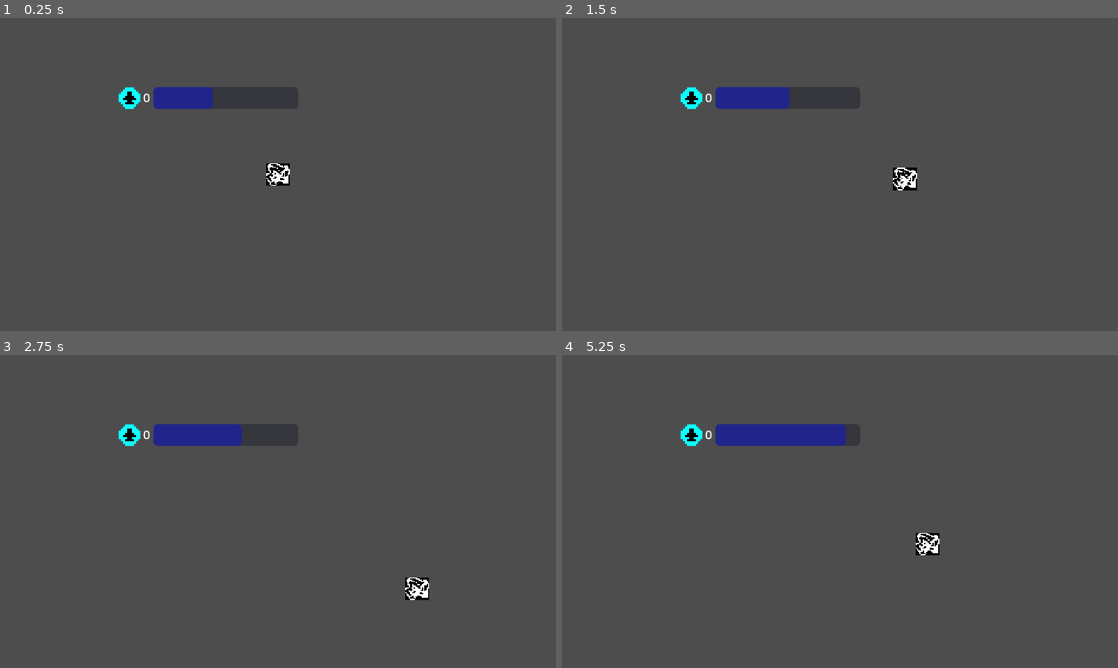
Above: before the commit, frames 1-4 (two rows, left to right).
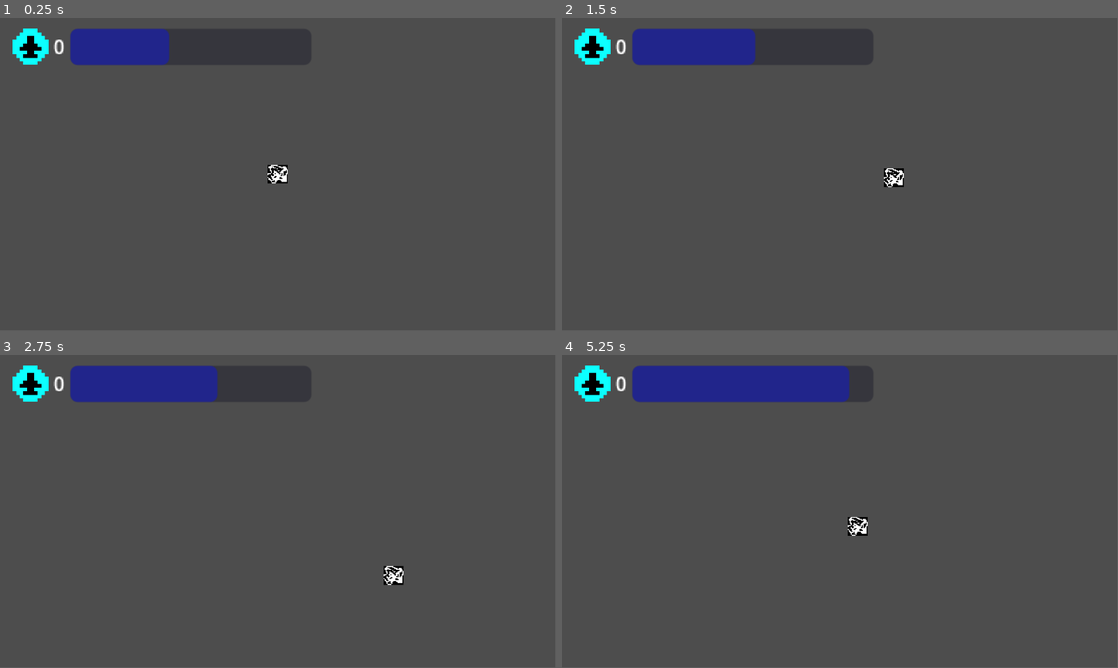
Above: after the commit, the same moments.

Repository: Starlogic-Studios/Game-Jam-2023
Game: Godot game, scene res://Levels/TestLevel.tscn
The game is run twice, just before and just after one commit, with the same random seed, the same clock (stepped at 60 frames per second) and the same inputs.
Inputs:
- Up to frame 1 (0.25 s): no input
- Up to frame 2 (1.5 s): tap Enter at 0.5 s; hold D (right) 0.53-1.28 s; hold S (down) from 1.28 s (still down)
- Up to frame 3 (2.75 s): release S (down) at 2.03 s; hold D (right) from 2.03 s (still down)
- Up to frame 4 (5.25 s): release D (right) at 2.78 s; hold W (up) 2.78-3.53 s; hold A (left) 3.53-5.03 s; hold S (down) from 5.03 s (still down)
In our replay, the window is 800x450 before the commit and 799x449 after it. These sizes can differ from the game's own. Grey fills any space a smaller window leaves; there, only what the larger window draws over its background counts as a difference.

The runs differ from the first frame. In frame 1, 3.9% of the frame differs, in the area x 2-53%, y 3-54%; in frame 2, 4.8%; in frame 3, 5.6%; in frame 4, 7.6%, in the area x 2-68%, y 3-64%.

Commit message:
added screen scroll, bounding box is messed up

Diff:
--- a/Character/PlayerTopDown.gd
+++ b/Character/PlayerTopDown.gd
@@ -5,9 +5,10 @@
 @export var max_speed = 600
 @export var accel = 1500
 @export var friction = 600
+@export var mass : float = 40
+@export var speed : float = 0
 
 var input = Vector2.ZERO
-var mass : float = 40
 
 func _physics_process(delta):
 	player_movement(delta)
@@ -48,11 +49,13 @@
 
 func keep_player_in_viewport(delta):
 	var viewport_rect = get_viewport_rect()
+	print(position.x, ", ", position.y)
+	print(viewport_rect)
 	if position.x < 0:
-		velocity.x = max_speed
+		velocity.x = max_speed/2
 	elif position.x > viewport_rect.size.x:
-		velocity.x = -max_speed
+		velocity.x = -max_speed/2
 	if position.y < 0:
-		velocity.y = max_speed
+		velocity.y = max_speed/2
 	elif position.y > viewport_rect.size.y:
-		velocity.y = -max_speed
+		velocity.y = -max_speed/2
--- /dev/null
+++ b/Levels/TestLevel.gd
@@ -0,0 +1,17 @@
+extends Node2D
+
+@onready var player = $Player
+@onready var camera = $Camera2D
+
+
+# Called when the node enters the scene tree for the first time.
+func _ready():
+	camera.position = Vector2.ZERO
+	pass # Replace with function body.
+
+
+# Called every frame. 'delta' is the elapsed time since the previous frame.
+func _process(delta):
+	while camera.position.y > -1000:
+		await get_tree().create_timer(0.3).timeout  # Wait for 2 seconds
+		camera.position.y -= player.speed
--- a/Levels/TestLevel.tscn
+++ b/Levels/TestLevel.tscn
@@ -1,13 +1,16 @@
-[gd_scene load_steps=4 format=3 uid="uid://cep3jwpwxg45x"]
+[gd_scene load_steps=5 format=3 uid="uid://cep3jwpwxg45x"]
 
+[ext_resource type="Script" path="res://Levels/TestLevel.gd" id="1_5ygki"]
 [ext_resource type="PackedScene" uid="uid://dbljsro02oruk" path="res://UI/status_bars.tscn" id="1_f2ce5"]
 [ext_resource type="PackedScene" uid="uid://brvrl72ko2m6m" path="res://Character/character_body_2d.tscn" id="1_iov7f"]
 [ext_resource type="Script" path="res://Character/PlayerTopDown.gd" id="2_3aj61"]
 
 [node name="TestLevel" type="Node2D"]
+script = ExtResource("1_5ygki")
 
 [node name="HUD" type="CanvasLayer" parent="."]
 follow_viewport_enabled = true
+follow_viewport_scale = 2.0
 
 [node name="StatusBars" parent="HUD" instance=ExtResource("1_f2ce5")]
 offset_left = -1150.0
@@ -20,7 +23,7 @@
 script = ExtResource("2_3aj61")
 
 [node name="Camera2D" type="Camera2D" parent="."]
-zoom = Vector2(0.5, 0.5)
+zoom = Vector2(0.25, 0.25)
 process_callback = 0
 position_smoothing_enabled = true
 
--- a/project.godot
+++ b/project.godot
@@ -14,12 +14,6 @@
 run/main_scene="res://Levels/TestLevel.tscn"
 config/features=PackedStringArray("4.0", "Mobile")
 config/icon="res://icon.svg"
-
-[display]
-
-window/size/viewport_width=1920
-window/size/viewport_height=1080
-window/stretch/mode="viewport"
 
 [input]
 
